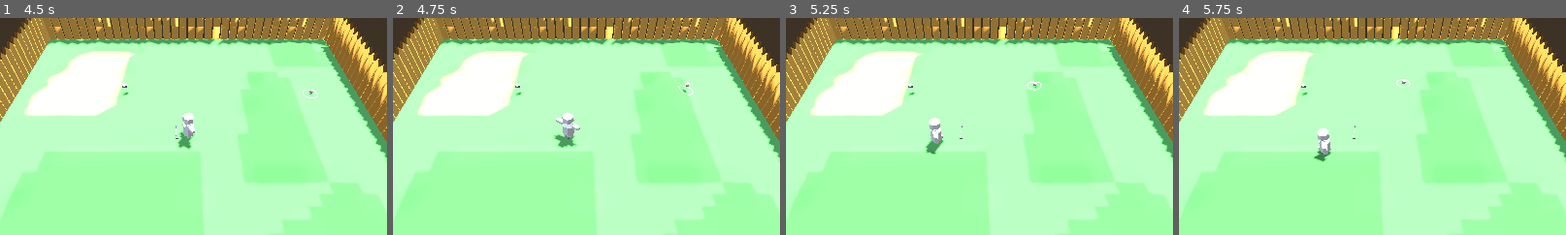
Above: before the commit, frames 1-4 (left to right).
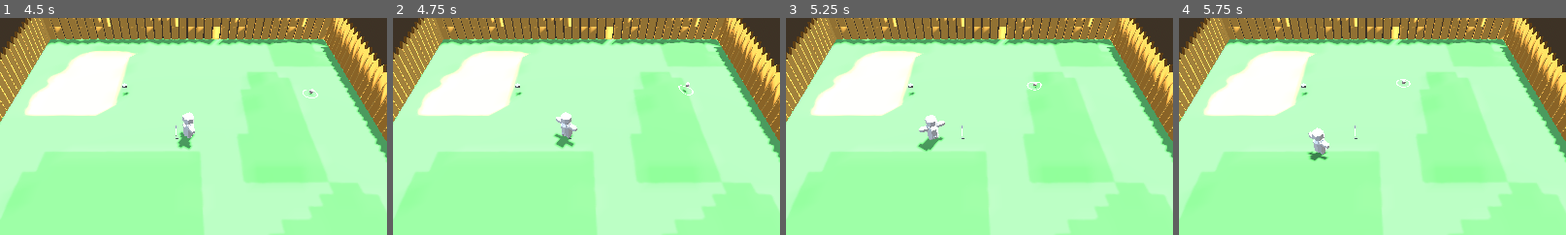
Above: after the commit, the same moments.

Repository: ronincampbell/GDS2Project
Game: Godot game, scene res://maps/test_map.tscn
The game is run twice, just before and just after one commit, with the same random seed, the same clock (stepped at 60 frames per second) and the same inputs.
Inputs:
- Up to frame 1 (4.5 s): tap Enter (ui_accept) at 0.5, 0.77, 1.52, 3.02, 3.77 s; hold Right (ui_right) 0.53-1.28 s; hold Down (ui_down) 1.28-2.03 s; hold Right (ui_right) 2.03-2.78 s; hold Up (ui_up) 2.78-3.53 s; hold Left (ui_left) from 3.53 s (still down)
- Up to frame 2 (4.75 s): keep holding Left (ui_left); tap Enter (ui_accept) at 4.52 s
- Up to frame 3 (5.25 s): release Left (ui_left) at 5.03 s; hold Down (ui_down) from 5.03 s (still down)
- Up to frame 4 (5.75 s): keep holding Down (ui_down)
The pictures show only the part of the screen within x 26-76%, y 13-63%; the shares and areas given below are measured in that part.

Frame 1 is identical in both runs. In frame 2, 0.3% of the frame differs, in the area x 41-49%, y 43-60%; in frame 3, 0.7%, in the area x 33-47%, y 44-63%; in frame 4, 0.5%.

Commit message:
Collision Layers

Diff:
--- a/CoreObjects/gnome.tscn
+++ b/CoreObjects/gnome.tscn
@@ -8,6 +8,8 @@
 height = 1.43211
 
 [node name="Gnome" type="RigidBody3D"]
+collision_layer = 2
+collision_mask = 5
 axis_lock_angular_x = true
 axis_lock_angular_z = true
 can_sleep = false
@@ -18,3 +20,5 @@
 
 [node name="CollisionShape3D" type="CollisionShape3D" parent="."]
 shape = SubResource("CapsuleShape3D_cabd0")
+
+[node name="Area3D" type="Area3D" parent="."]
--- a/CoreObjects/golf_ball.tscn
+++ b/CoreObjects/golf_ball.tscn
@@ -8,6 +8,8 @@
 radius = 0.13
 
 [node name="GolfBall" type="RigidBody3D"]
+collision_layer = 8
+collision_mask = 5
 can_sleep = false
 angular_damp = 3.0
 script = ExtResource("1_m66ne")
--- a/CoreObjects/golf_club.tscn
+++ b/CoreObjects/golf_club.tscn
@@ -1,6 +1,7 @@
-[gd_scene load_steps=4 format=3 uid="uid://bvydfpu48xmpi"]
+[gd_scene load_steps=6 format=3 uid="uid://bvydfpu48xmpi"]
 
 [ext_resource type="PackedScene" uid="uid://dssnjv438vn22" path="res://models/golf_club/golfClub.gltf" id="1_5f8sv"]
+[ext_resource type="Script" uid="uid://3abdpmvufoax" path="res://scripts/golf_club.gd" id="1_mymk2"]
 
 [sub_resource type="BoxShape3D" id="BoxShape3D_fn2sa"]
 size = Vector3(0.150024, 0.0774536, 0.029541)
@@ -8,7 +9,13 @@
 [sub_resource type="BoxShape3D" id="BoxShape3D_57l66"]
 size = Vector3(0.0316162, 0.931752, 0.03125)
 
+[sub_resource type="SphereShape3D" id="SphereShape3D_5f8sv"]
+radius = 1.0
+
 [node name="GolfClub" type="RigidBody3D"]
+collision_layer = 8
+collision_mask = 5
+script = ExtResource("1_mymk2")
 
 [node name="blockbench_export2" parent="." instance=ExtResource("1_5f8sv")]
 
@@ -19,3 +26,11 @@
 [node name="CollisionShape3D2" type="CollisionShape3D" parent="."]
 transform = Transform3D(1, 0, 0, 0, 1, 0, 0, 0, 1, 4.57764e-05, 0.477915, 0)
 shape = SubResource("BoxShape3D_57l66")
+
+[node name="Area3D" type="Area3D" parent="."]
+
+[node name="CollisionShape3D" type="CollisionShape3D" parent="Area3D"]
+transform = Transform3D(1, 0, 0, 0, 1, 0, 0, 0, 1, 0, 0.44517, 0)
+shape = SubResource("SphereShape3D_5f8sv")
+
+[connection signal="body_entered" from="Area3D" to="." method="_on_area_3d_body_entered"]
--- a/project.godot
+++ b/project.godot
@@ -37,6 +37,10 @@
 [layer_names]
 
 3d_render/layer_2="ReceiveUI"
+3d_physics/layer_1="Terrain"
+3d_physics/layer_2="Gnomes"
+3d_physics/layer_3="Props"
+3d_physics/layer_4="GolfObjects"
 
 [physics]
 
--- a/scripts/golf_ball.gd
+++ b/scripts/golf_ball.gd
@@ -1,3 +1,4 @@
+class_name GolfBall
 extends RigidBody3D
 
 const hit_power: float = 200
--- a/scripts/golf_club.gd
+++ b/scripts/golf_club.gd
@@ -1,6 +1,6 @@
+class_name GolfClub
 extends RigidBody3D
 
-func _physics_process(delta: float) -> void:
-	var flat_move_dir: Vector2 = Input.get_vector("ui_left","ui_right","ui_up","ui_down")
-	var move_dir: Vector3 = Vector3(flat_move_dir.x, 0.0, flat_move_dir.y)
-	apply_central_force(move_dir * 10.0)
+
+func _on_area_3d_body_entered(body: Node3D) -> void:
+	pass # Replace with function body.
Not shown: 1 places in CoreObjects/gnome.tscn that only renumber resources
